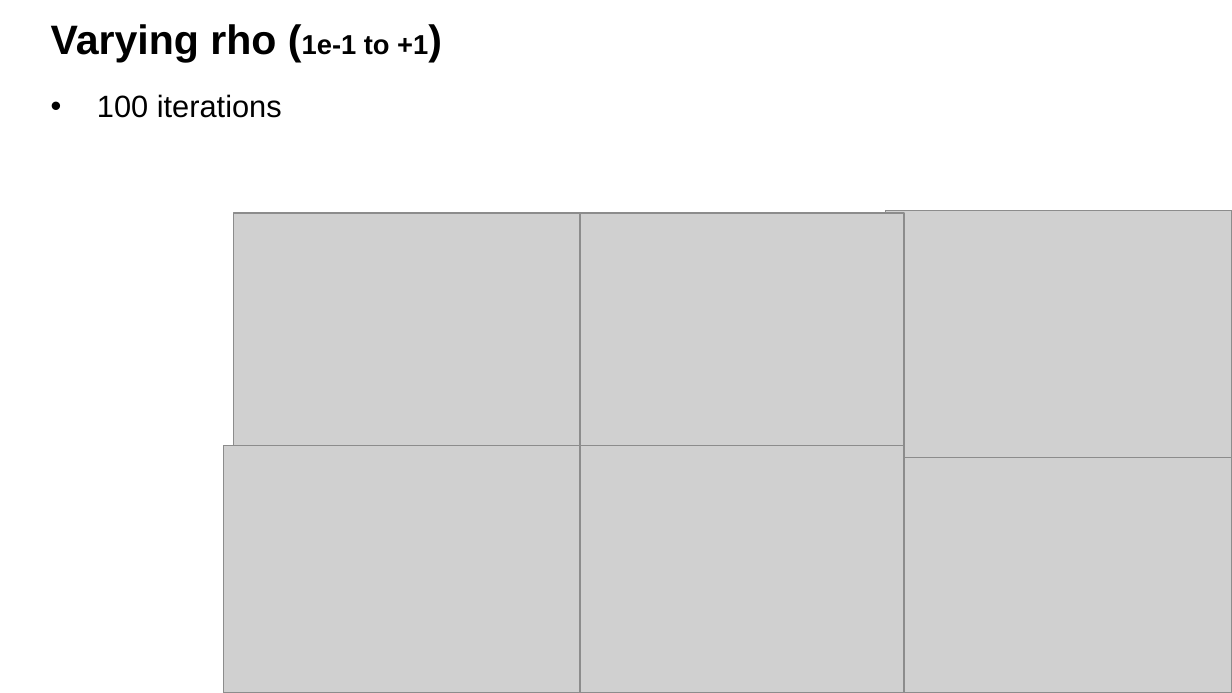
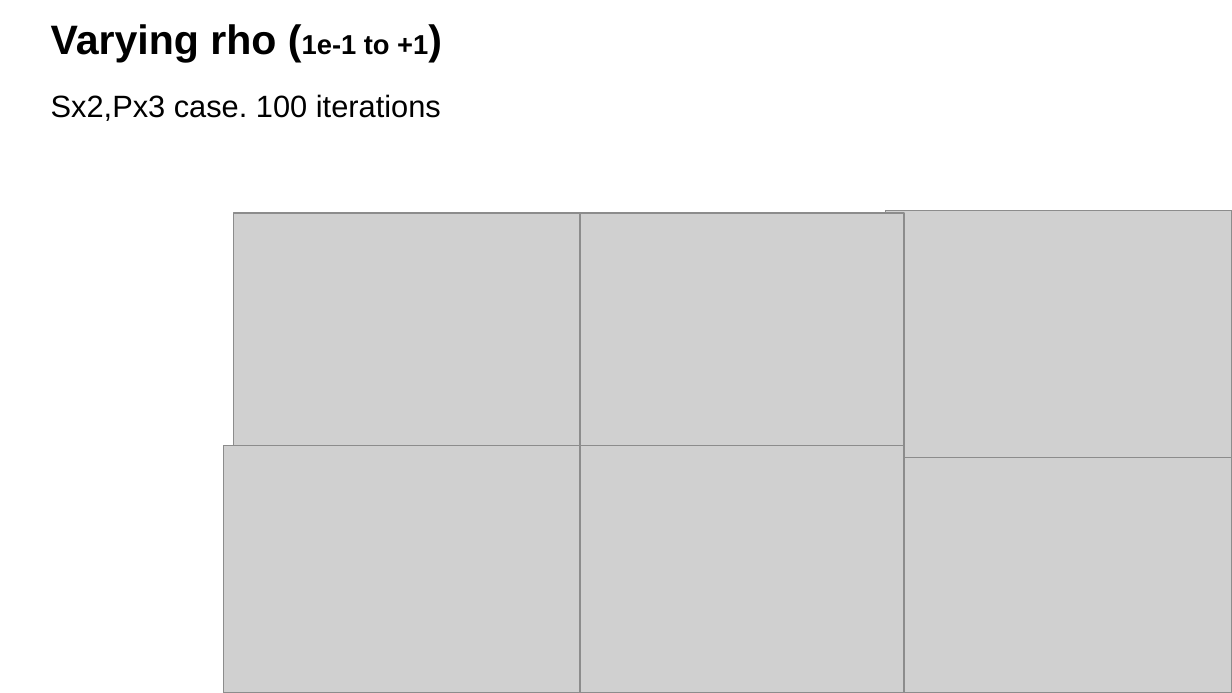
Before and after one commit to sandeepprakash6666/Escape-Paper, a slide deck: slide 12 of Admin/Escape Results.pptx (slide 10 before the commit). Drawn at 1232x693 pixels with LibreOffice and Linux fonts; fonts in the diff are those of the drawing; grey boxes stand for pictures; background and template pictures are left out. Boxes give left, top, right and bottom in pixels: in the first picture for what was removed or moved away, otherwise in the second. Text is boxed around its words. In the diff, an @@ line names an element or a change of style, - is before the commit and + after.

```diff
--- a/Admin/Escape Results.pptx
+++ b/Admin/Escape Results.pptx
@@ text at bbox=[51, 94, 441, 121]: text changed @@
-• 100 iterations
+Sx2,Px3 case. 100 iterations
```
Also in this commit, not shown: 1 other slide changed, 3 slides added, 2 slides removed, 9 other files.
